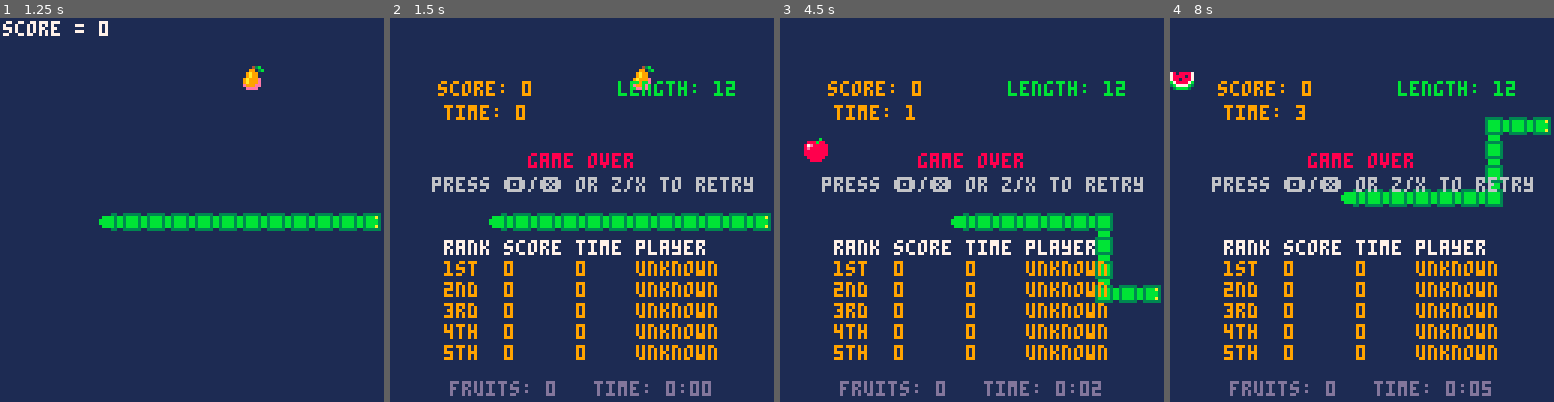
Above: before the commit, frames 1-4 (left to right).
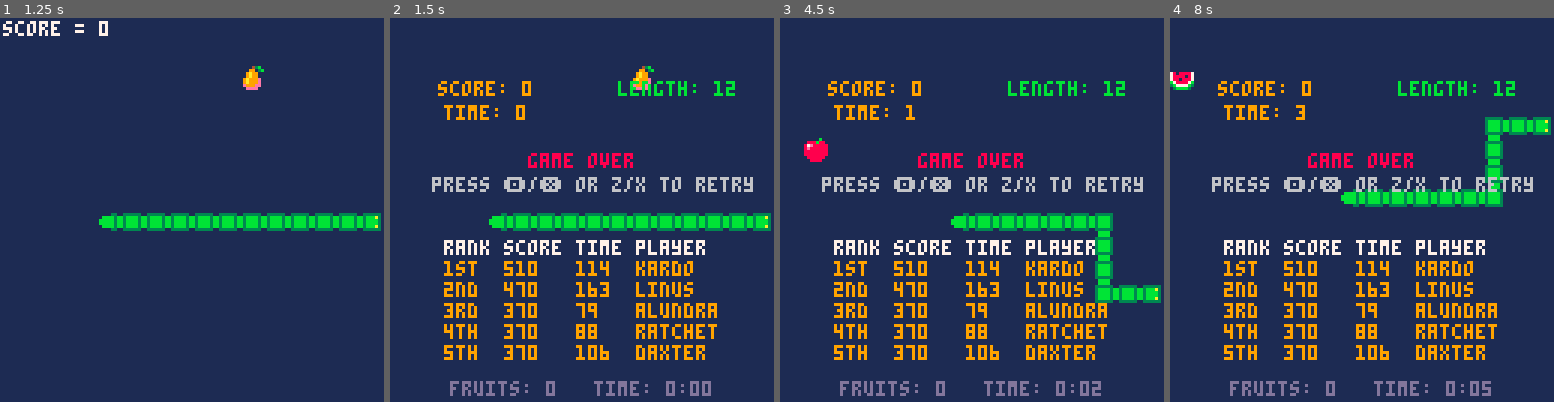
Above: after the commit, the same moments.

Repository: kakardo/Pico-8
Game: PICO-8 cartridge game carts/01 grone orm (snake clone)/snake.p8
Two runs of this game, one before a commit and one after it. Both use one fixed random seed, a clock stepped at 60 frames per second and the inputs below.
Inputs:
- Up to frame 1 (1.25 s): tap X (X key) at 0.33, 1.07 s; tap O (Z key) at 0.7 s
- Up to frame 2 (1.5 s): no input
- Up to frame 3 (4.5 s): hold Right 1.6-2.1 s; tap O (Z key) every 0.4 s from 1.7 to 4.1 s; tap X (X key) at 1.85, 2.97, 4.08 s; hold Up 2.15-2.42 s; hold Right 2.47-3.03 s; hold Left 3.08-3.58 s; hold Down 3.63-3.97 s; hold Right from 4.02 s (still down)
- Up to frame 4 (8 s): tap O (Z key) every 0.4 s from 4.5 to 7.7 s; release Right at 4.68 s; hold Up 4.73-5.03 s; hold Left 5.08-5.68 s; tap X (X key) at 5.2, 6.32, 7.43 s; hold Down 5.73-6.03 s; hold Right 6.08-6.58 s; hold Right 6.63-7.13 s; hold Up 7.18-7.45 s; hold Right from 7.5 s (still down)

Frame 1 is identical in both runs. In frame 2, 2.6% of the frame differs, in the area x 29-86%, y 63-90%; in frame 3, 2.6%; in frame 4, 2.6%.

Commit message:
Default highscore info now loads if game starts for first time

Diff:
--- a/game carts/01 grone orm (snake clone)/score.lua
+++ b/game carts/01 grone orm (snake clone)/score.lua
@@ -24,12 +24,14 @@
 name_length = 8
 name_base = 12 -- first memory slot used for names
 player = {"unknown", "unknown", "unknown", "unknown", "unknown"}
+FORCE_SCORE_RESET = false
 
 function init_score()
   cartdata("kardo_snake")
 	load_score()
 	load_totals()
 	load_names()
+	seed_default_scores_if_empty()
 end
 
 -- SCORE ----------------------------------------
@@ -141,4 +143,29 @@
 	end
 end
 
+-- HELPERS --------------------------------------
+function seed_default_scores_if_empty()
+  -- check if table is already used (by checking rank 1)
+	if hiscore[1] ~= 0 or time_played[1] ~= 0 then
+  	if not FORCE_SCORE_RESET then
+			return
+		end
+	end
+
+  -- brand new cart: put in your friends + fillers
+  set_score_entry(1, "kardo", 510, 114)
+  set_score_entry(2, "linus", 470, 163)
+  set_score_entry(3, "alundra", 370, 79)
+  set_score_entry(4, "ratchet", 370, 88)
+  set_score_entry(5, "daxter", 370, 106)
+
+  save_score()
+end
+
+function set_score_entry(slot, name, score_value, time_value)
+  player[slot]      = name or "unknown"
+  hiscore[slot]     = score_value or 0
+  time_played[slot] = time_value or 0
+end
+
 -- LAST_LINE_OF_SCORE_LUA
